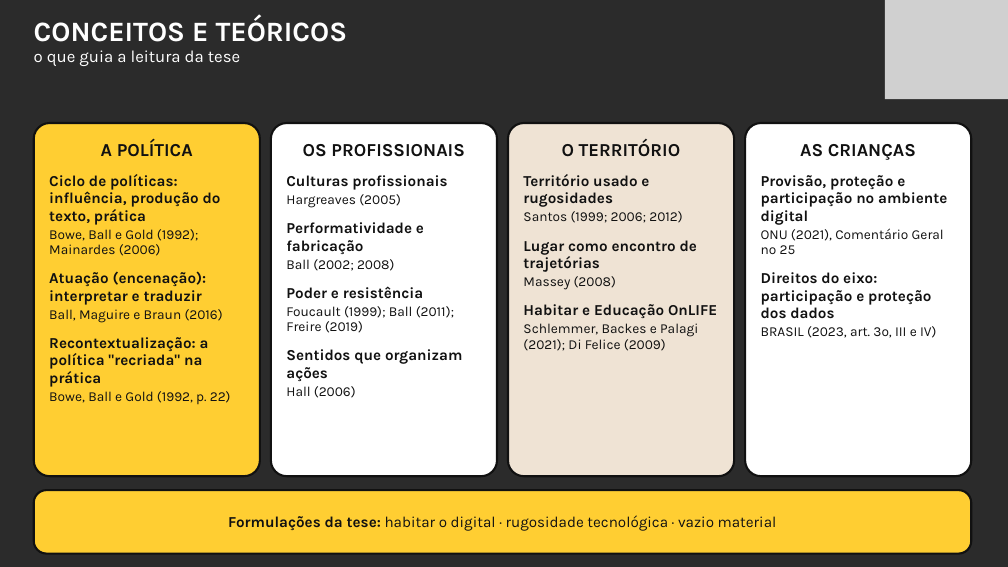
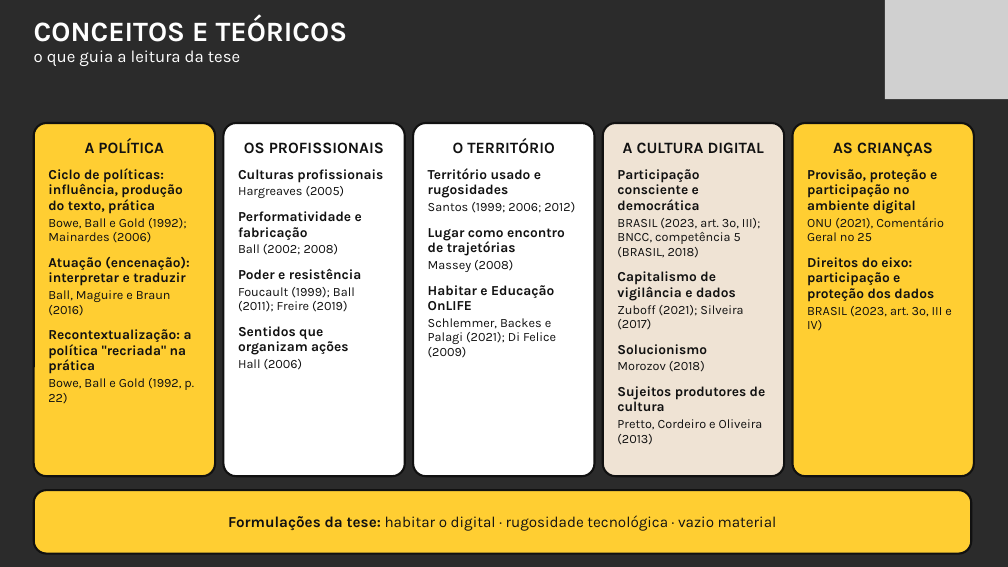
Before and after one commit to yzynya-beep/Tese, a slide deck: slide 15 of apresentacao_qualificacao/Qualificacao_PNED_Pipa.pptx. Drawn at 1008x567 pixels with LibreOffice and Linux fonts; fonts in the diff are those of the drawing; grey boxes stand for pictures; background and template pictures are left out; a plain dark background stands for a picture behind light text. Boxes give left, top, right and bottom in pixels: in the first picture for what was removed or moved away, otherwise in the second. Text is boxed around its words. In the diff, an @@ line names an element or a change of style, - is before the commit and + after.

```diff
--- a/apresentacao_qualificacao/Qualificacao_PNED_Pipa.pptx
+++ b/apresentacao_qualificacao/Qualificacao_PNED_Pipa.pptx
@@ rounded rectangle "A POLÍTICA": place and size @@
-rounded rectangle "A POLÍTICA" at [34,123,260,476]
+rounded rectangle "A POLÍTICA" at [34,123,215,476]
@@ rounded rectangle "A POLÍTICA" at [34,123,215,476]: size 26.1 to 22.5 pt in "A POLÍTICA"; size 21.8 to 19.6 pt in "Ciclo de políticas: influência, produção do texto, ...", "Atuação (encenação): interpretar e traduzir", "Recontextualização: a política "recriada" na prática"; size 19.6 to 18.1 pt in "Bowe, Ball e Gold (1992); Mainardes (2006)", "Ball, Maguire e Braun (2016)", "Bowe, Ball e Gold (1992, p. 22)"; less space between paragraphs @@
@@ rounded rectangle "OS PROFISSIONAIS": place and size @@
-rounded rectangle "OS PROFISSIONAIS" at [271,123,497,476]
+rounded rectangle "OS PROFISSIONAIS" at [223,123,405,476]
@@ rounded rectangle "OS PROFISSIONAIS" at [223,123,405,476]: size 26.1 to 22.5 pt in "OS PROFISSIONAIS"; size 21.8 to 19.6 pt in "Culturas profissionais", "Performatividade e fabricação", "Poder e resistência", "Sentidos que organizam ações"; size 19.6 to 18.1 pt in "Hargreaves (2005)", "Ball (2002; 2008)", "Foucault (1999); Ball (2011); Freire (2019)", "Hall (2006)"; less space between paragraphs @@
@@ rounded rectangle "O TERRITÓRIO": place and size @@
-rounded rectangle "O TERRITÓRIO" at [508,123,734,476]
+rounded rectangle "O TERRITÓRIO" at [413,123,595,476]
@@ rounded rectangle "O TERRITÓRIO" at [413,123,595,476]: size 26.1 to 22.5 pt in "O TERRITÓRIO"; size 21.8 to 19.6 pt in "Território usado e rugosidades", "Lugar como encontro de trajetórias", "Habitar e Educação OnLIFE"; size 19.6 to 18.1 pt in "Santos (1999; 2006; 2012)", "Massey (2008)", "Schlemmer, Backes e Palagi (2021); Di Felice ..."; less space between paragraphs; fill #EFE3D4 to #FFFFFF @@
@@ rounded rectangle added at [603,123,784,476], fill #EFE3D4, outline #111111 3 pt, 18.1 pt, text #111111 @@
+A CULTURA DIGITAL
+Participação consciente e democrática
+BRASIL (2023, art. 3º, III); BNCC, competência 5 (BRASIL, 2018)
+Capitalismo de vigilância e dados
+Zuboff (2021); Silveira (2017)
+Solucionismo
+Morozov (2018)
+Sujeitos produtores de cultura
+Pretto, Cordeiro e Oliveira (2013)
@@ rounded rectangle "AS CRIANÇAS": place and size @@
-rounded rectangle "AS CRIANÇAS" at [745,123,971,476]
+rounded rectangle "AS CRIANÇAS" at [792,123,974,476]
@@ rounded rectangle "AS CRIANÇAS" at [792,123,974,476]: size 26.1 to 22.5 pt in "AS CRIANÇAS"; size 21.8 to 19.6 pt in "Provisão, proteção e participação no ambiente digital", "Direitos do eixo: participação e proteção dos ..."; size 19.6 to 18.1 pt in "ONU (2021), Comentário Geral nº 25", "BRASIL (2023, art. 3º, III e IV)"; less space between paragraphs; fill #FFFFFF to #FFCE32 @@
```
Also in this commit, not shown: 2 other slides changed, 4 other files.
